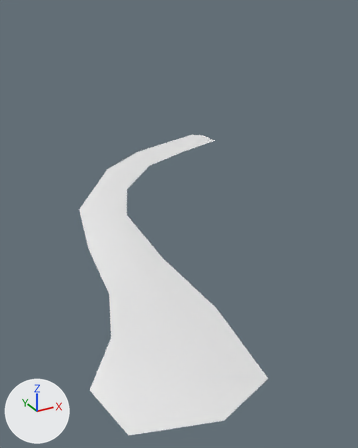
Two versions of the FBX model Assets/_graph/Meshes/cascade.fbx, one commit apart.
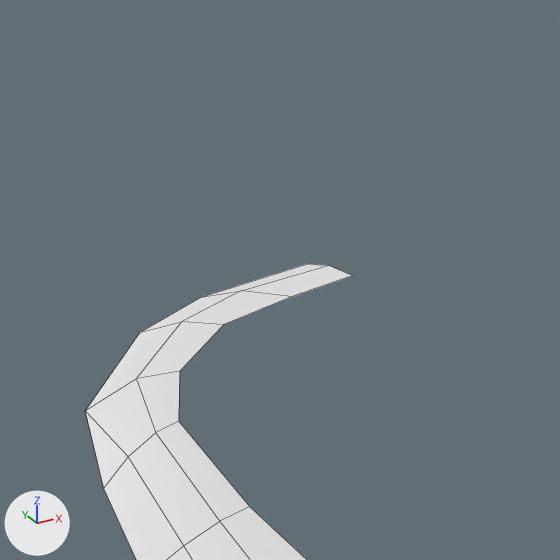
Each version is shown whole from a 50 mm lens placed at (-6.47, -13.65, 7.87), pointed at (0.76, -0.5, 1.29), then close up on the part from 10% to 90% of the width and 0% to 64% of the height. Arrows for +X, +Y and +Z are at lower left; the lights stay in place. The close-ups show mesh edges as thin lines.
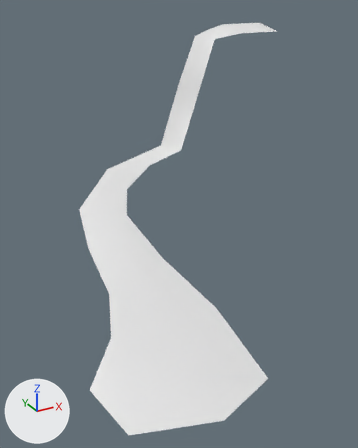
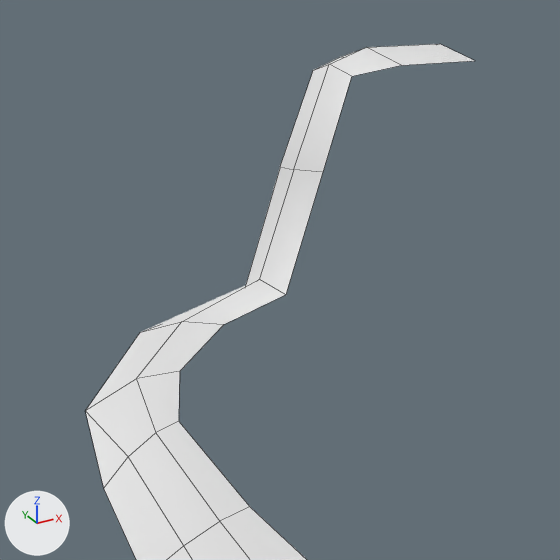
Changed parts and their boxes (x1, y1, x2, y2) in the close-ups (560 x 560 px):
'Plane.014', reshaped
    before: (86, 264, 352, 560)
    after: (86, 44, 474, 560)
part 1 of me_plane_013, built on
    before: (203, 264, 352, 297)
    after: (246, 44, 474, 294)

Edits to the bpy script that builds the scene:
```text
Change me_plane_013:
    where me_plane_013.from_pydata(...)  # 31 vertices, 22 faces; spans x -3.96..6.04, y -6.96..6.71, z -0.4..2.26
    used by ob_plane_014; location = (0.0, 0.0, 0.0)
    verts and faces of me_plane_013; kept vertices keep their numbers, new ones are numbered from 31
    before: 6 (2.25, 5.98, 1.98) at pixel (200, 297), 7 (5.42, 6.71, 2.22) at pixel (306, 264), 8 (6.04, 5.58, 2.1) at pixel (352, 275), 9 (3.92, 4.78, 2.06) at pixel (291, 296), 24 (3.06, 5.57, 2.13) at pixel (241, 290)
    before: 27 (5.72, 6.16, 2.26) at pixel (328, 265)
    me_plane_013 part 1
    add delete_vertices([7, 8, 27])  # with the faces that use them
    add verts[6] = (3.34, 6.01, 1.91)  # moved
    add verts[9] = (3.52, 4.33, 2.27)  # moved, pixel (285, 294)
    add verts[24] = (3.29, 5.11, 2.46)  # moved, pixel (259, 279)
    add verts[31] = (4.29, 5.99, 4.7)  # pixel (280, 166)
    add verts[32] = (5.02, 5.82, 6.7)  # pixel (313, 70)
    add verts[33] = (5.01, 4.26, 6.66)  # pixel (351, 76)
    add verts[34] = (4.22, 4.02, 4.84)  # pixel (322, 172)
    add verts[35] = (4.05, 4.95, 4.78)  # pixel (293, 169)
    add verts[36] = (4.89, 4.93, 6.86)  # pixel (329, 64)
    add verts[37] = (6.02, 6.34, 6.93)  # pixel (339, 57)
    add verts[38] = (6.01, 3.95, 6.86)  # pixel (401, 65)
    add verts[39] = (5.82, 4.97, 7.17)  # pixel (366, 47)
    add verts[40] = (7.94, 6.34, 6.97)
    add verts[41] = (7.93, 3.94, 6.9)  # pixel (475, 60)
    add verts[42] = (7.73, 4.96, 7.22)  # pixel (439, 43)
    add faces += [(6, 24, 35, 31), (31, 35, 36, 32), (33, 36, 35, 34), (9, 34, 35, 24), (32, 36, 39, 37), (33, 38, 39, 36)]
    add faces += [(37, 39, 42, 40), (38, 41, 42, 39)]
```
